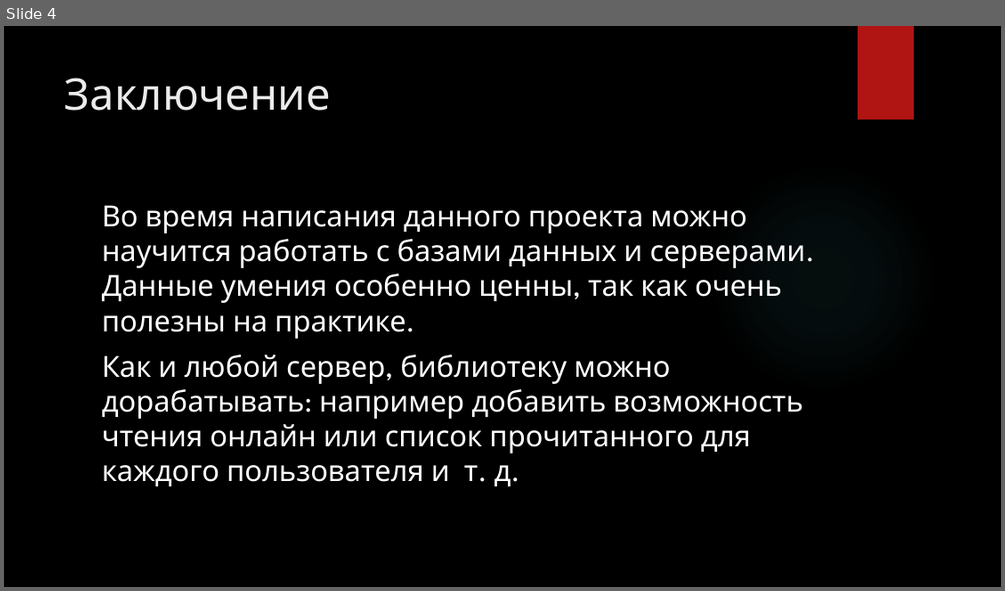
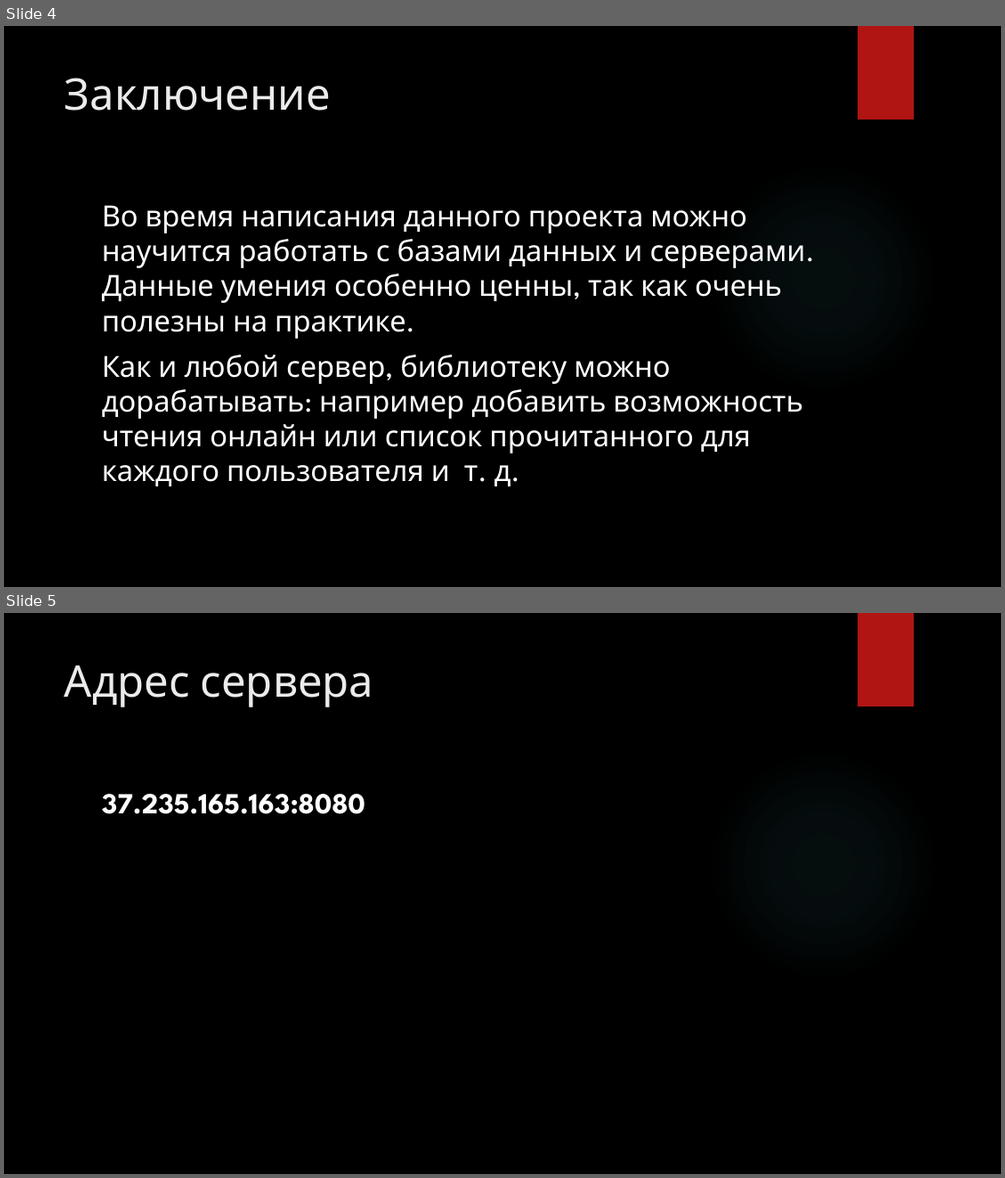
Before and after one commit to CD6RJK21/tortuga_webserver, a slide deck: Проект WebServer.pptx. Shown one above the other, each under a label of ours: slide 4 before the commit, slides 4 and 5 after it. The pictures are 1005x591 and 1005x1178 pixels, drawn with LibreOffice and Linux fonts; fonts in the diff are those of the drawing; background and template pictures are left out. Boxes give left, top, right and bottom in pixels: in the first picture for what was removed or moved away, otherwise in the second. Text is boxed around its words. In the diff, an @@ line names an element or a change of style, - is before the commit and + after.

```diff
--- a/Проект WebServer.pptx
+++ b/Проект WebServer.pptx
@@ slide 5 added at [4,613,1001,1174], background picture (left out); not listed: 2 template elements that a slide beside it also shows @@
@@ title added at [65,666,374,707], 42 pt, text #EBEBEB @@
+Адрес сервера
@@ text added at [102,794,365,814], 28 pt, text #FFFFFF, bold @@
+37.235.165.163:8080
```
Also in this commit, not shown: 1 slide changed, 1 other file.
